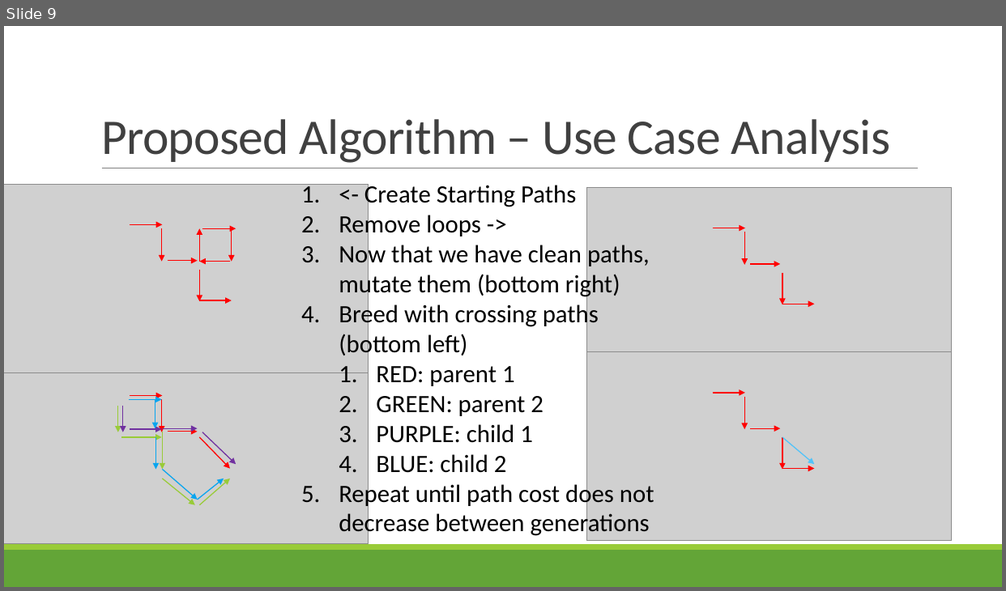
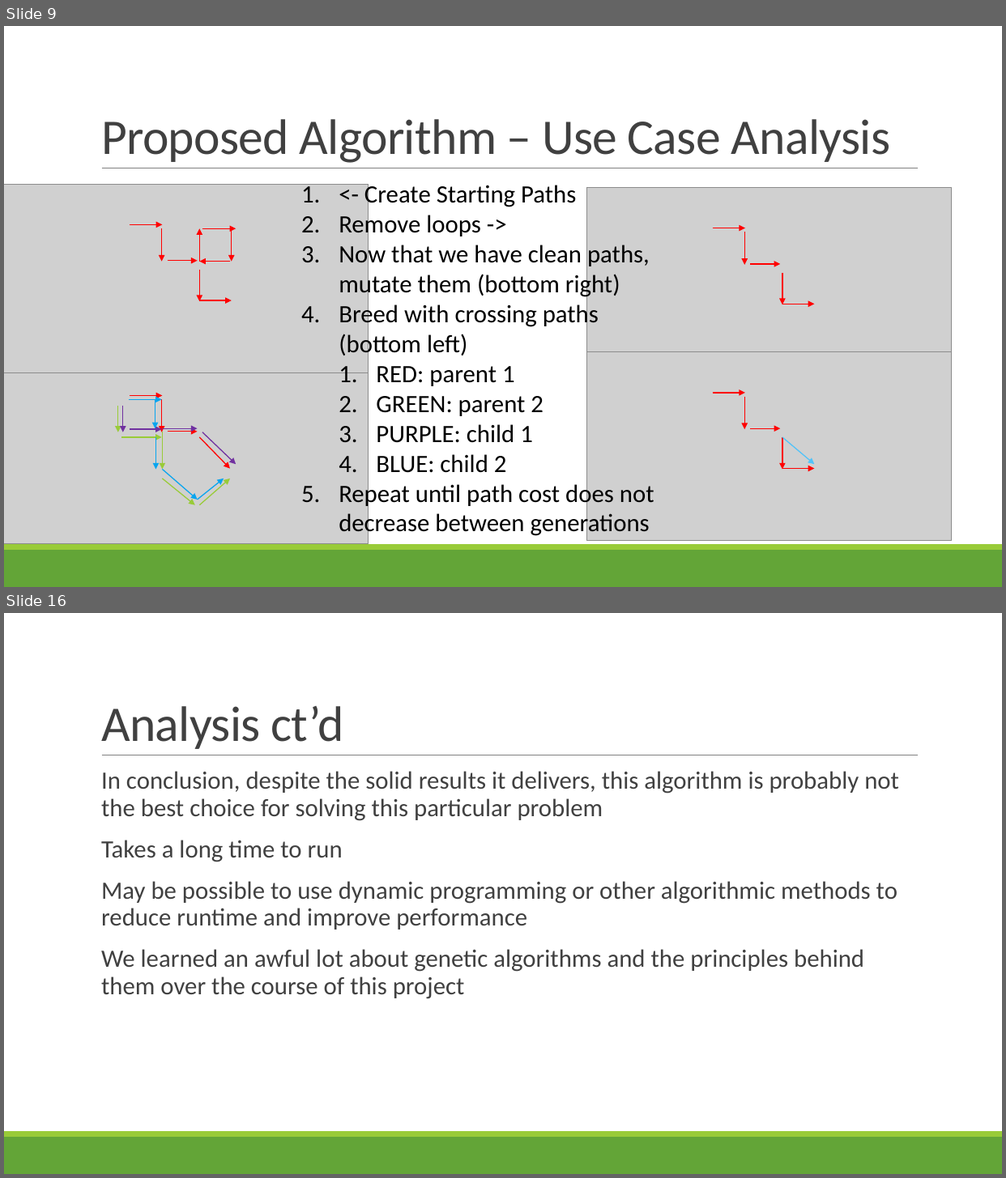
Before and after one commit to nelsonmp1254/RoadNetworkSolver_GA, a slide deck: A Genetic Algorithm for Efficiently Connecting Cities.pptx. Shown one above the other, each under a label of ours: slide 9 before the commit, slides 9 and 16 after it; the slides between them are not shown. The pictures are 1006x591 and 1006x1178 pixels, drawn with LibreOffice and Linux fonts; fonts in the diff are those of the drawing; grey boxes stand for pictures. Boxes give left, top, right and bottom in pixels: in the first picture for what was removed or moved away, otherwise in the second. Text is boxed around its words. In the diff, an @@ line names an element or a change of style, - is before the commit and + after.

```diff
--- a/A Genetic Algorithm for Efficiently Connecting Cities.pptx
+++ b/A Genetic Algorithm for Efficiently Connecting Cities.pptx
@@ slide 16 added at (x1=4, y1=613, x2=1002, y2=1174), background #FFFFFF; not listed: 3 template elements that a slide beside it also shows @@
@@ title added at (x1=101, y1=706, x2=343, y2=749), 48 pt, text #404040 @@
+Analysis ct’d
@@ text added at (x1=101, y1=771, x2=899, y2=999), 24 pt, text #404040 @@
+  In conclusion, despite the solid results it delivers, this algorithm is probably not the best choice for solving this particular problem
+  Takes a long time to run
+  May be possible to use dynamic programming or other algorithmic methods to reduce runtime and improve performance
+  We learned an awful lot about genetic algorithms and the principles behind them over the course of this project
```
Also in this commit, not shown: 3 slides changed, 3 other slides added, 1 slide removed.
